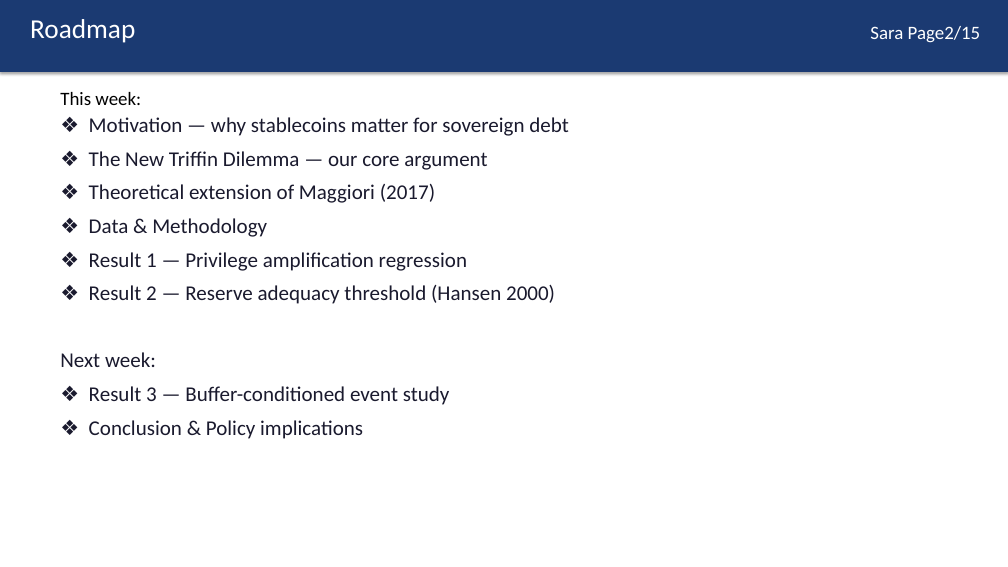
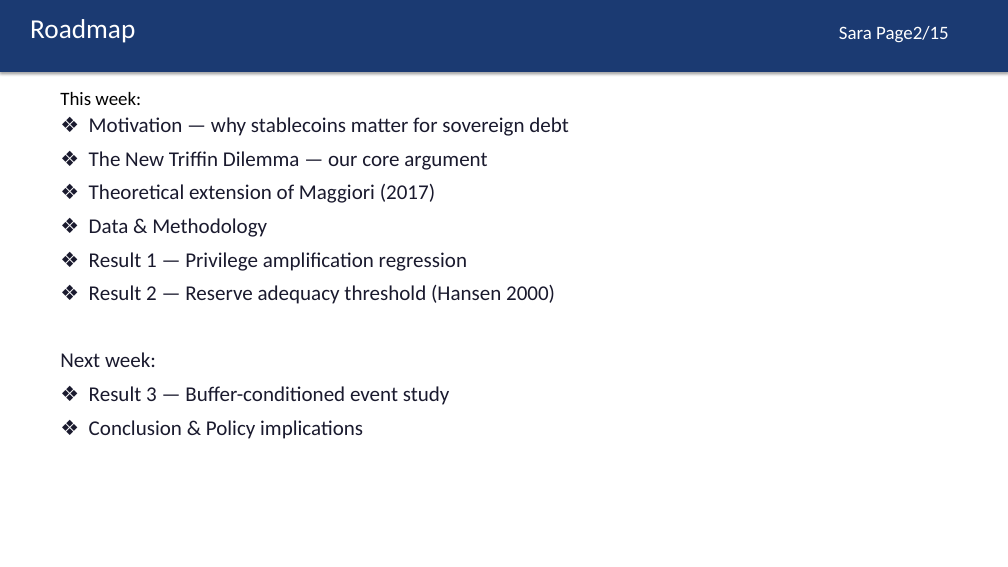
Before and after one commit to kimmireu0921/Stablecoins-and-the-Exorbitant-Privilege, a slide deck: slide 2 of FINAL_0512_Stablecoin_Exorbitant_Privilege.pptx. Drawn at 1008x567 pixels with LibreOffice and Linux fonts; fonts in the diff are those of the drawing. Boxes give left, top, right and bottom in pixels: in the first picture for what was removed or moved away, otherwise in the second. Text is boxed around its words. In the diff, an @@ line names an element or a change of style, - is before the commit and + after.

```diff
--- a/FINAL_0512_Stablecoin_Exorbitant_Privilege.pptx
+++ b/FINAL_0512_Stablecoin_Exorbitant_Privilege.pptx
@@ text "Sara Page2/15": place and size @@
-text "Sara Page2/15" at <box>870,26,981,43</box>
+text "Sara Page2/15" at <box>839,26,949,43</box>
```
Also in this commit, not shown: 4 other slides changed, 2 other files.
